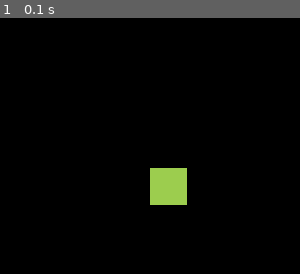
Above: before the commit, frame 1.
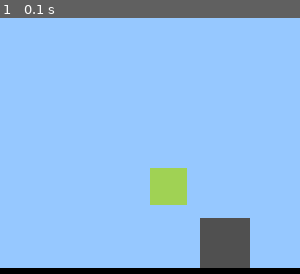
Above: after the commit, the same moment.

Repository: Death-by-pip/Simple-Pygame-Game
Game: pygame game, started from main.py
Same seed, same stepped clock (60 frames per second), same inputs: the game is played once before the commit and once after it.
Inputs:
- Up to frame 1 (0.1 s): no input

The runs differ from the first frame. In frame 1, 96% of the frame differs, in the area x 0-100%, y 0-98%.

Commit message:
fixed visuals!

Diff:
--- a/main.py
+++ b/main.py
@@ -157,17 +157,28 @@
 
     def update(self):
         self.rect.center = (self.x, self.y)
+        # print(self.x, self.y)
         if enable_display_window:
             window.fill((0,0,0,255))
-            window_rect.center = (player.x, player.y)
-            if window_rect.left<0:
-                window_rect.left = 0
-            elif window_rect.right>screen.get_width():
-                window_rect.right = screen.get_width()
-            if window_rect.top<0:
-                window_rect.top = 0
-            elif window_rect.bottom>screen.get_height():
-                window_rect.bottom = screen.get_height()
+            # print(self.x, self.y)
+            window_rect.center = (self.x, screen.get_width()-self.y)
+            # print(window_rect.center)
+            # # print(window_rect.centerx)
+            # print(window_rect.width/2)
+            print(screen.get_width())
+            if self.x < window_rect.width/2:
+                print("left")
+                window_rect.centerx = window_rect.width/2
+            elif (self.x+window_rect.width/2)>screen.get_width():
+                print("right")
+                window_rect.centerx = screen.get_width()-window_rect.width/2
+            if screen.get_width()-self.y < window_rect.height/2:
+                print("up")
+                window_rect.centery = window_rect.height/2
+            elif (screen.get_width()-self.y+window_rect.height/2)>screen.get_height():
+                print("down")
+                window_rect.centery = screen.get_height()-window_rect.height/2
+            print(window_rect.center)
             window.blit(screen.subsurface(window_rect).copy(), (0, 0))
             window.blit(self.image, (window_rect.width/2, window_rect.height/2))
 
@@ -203,6 +214,7 @@
             player.x = row.find("$")*block_size
             break
 
+    global screen
     if enable_display_window:
         screen = pygame.Surface((len(lvl[0])*block_size, len(lvl)*block_size))
     else:
